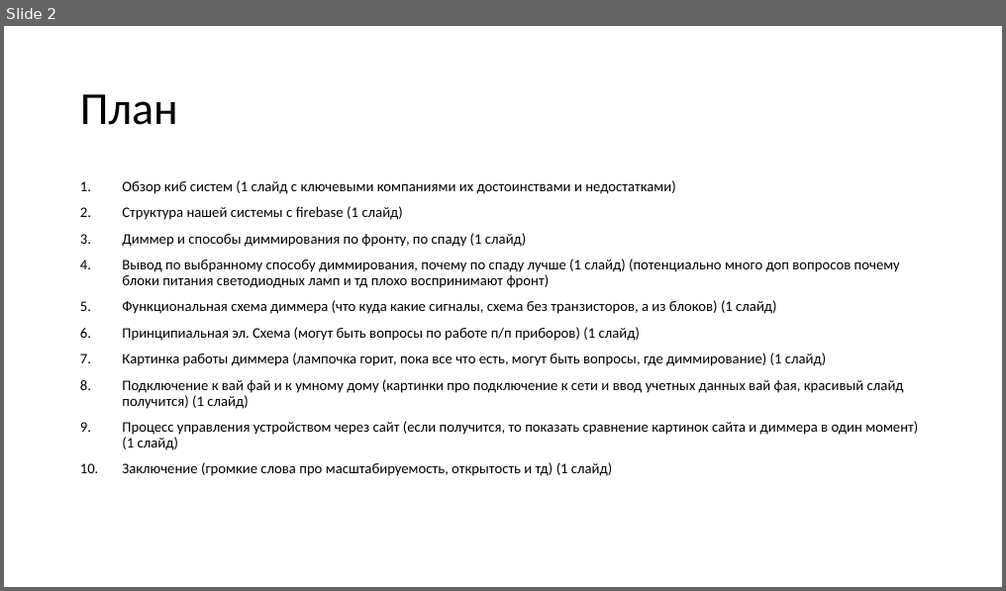
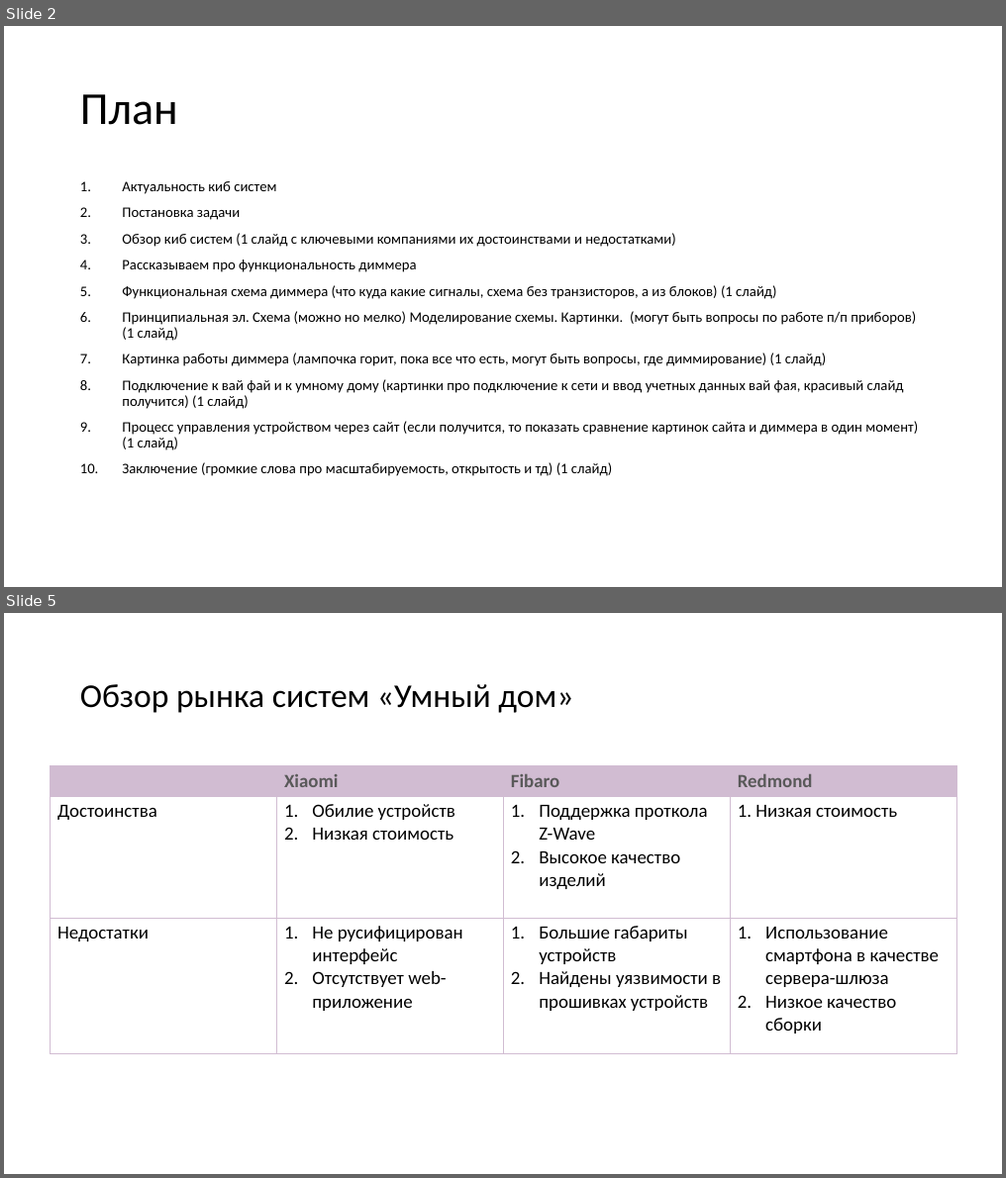
Before and after one commit to kaf3/dimmer, a slide deck: Презентация1.pptx. Shown one above the other, each under a label of ours: slide 2 before the commit, slides 2 and 5 after it; the slides between them are not shown. The pictures are 1006x591 and 1006x1178 pixels, drawn with LibreOffice and Linux fonts; fonts in the diff are those of the drawing. Boxes give left, top, right and bottom in pixels: in the first picture for what was removed or moved away, otherwise in the second. Text is boxed around its words. In the diff, an @@ line names an element or a change of style, - is before the commit and + after.

```diff
--- a/Презентация1.pptx
+++ b/Презентация1.pptx
@@ slide 5 added at (x1=4, y1=613, x2=1002, y2=1174), background #FFFFFF @@
@@ title added at (x1=80, y1=684, x2=573, y2=713), 32 pt, text #000000 @@
+Обзор рынка систем «Умный дом»
@@ table added at (x1=51, y1=765, x2=957, y2=1052), 3 rows, 4 columns @@
+ | Xiaomi | Fibaro | Redmond
+Достоинства | Обилие устройств / Низкая стоимость | Поддержка проткола Z-Wave / Высокое качество изделий | 1. Низкая стоимость
+Недостатки | Не русифицирован интерфейс / Отсутствует web-приложение | Большие габариты устройств / Найдены уязвимости в прошивках устройств | Использование смартфона в качестве сервера-шлюза / Низкое качество сборки
@@ slide 2 changed as well @@
@@ text at (x1=122, y1=181, x2=276, y2=220): paragraphs added @@
+1. Актуальность киб систем
+2. Постановка задачи
@@ text at (x1=122, y1=260, x2=416, y2=273): text changed @@
-2. Структура нашей системы с firebase (1 слайд)
-3. Диммер и способы диммирования по фронту, по спаду (1 слайд)
-4. Вывод по выбранному способу диммирования, почему по спаду лучше (1 слайд) (потенциально много доп вопросов почему блоки питания светодиодных ламп и тд плохо воспринимают фронт)
+4. Рассказываем про функциональность диммера
@@ text at (x1=122, y1=311, x2=916, y2=341): text changed @@
-6. Принципиальная эл. Схема (могут быть вопросы по работе п/п приборов) (1 слайд)
+6. Принципиальная эл. Схема (можно но мелко) Моделирование схемы. Картинки. (могут быть вопросы по работе п/п приборов) (1 слайд)
```
Also in this commit, not shown: 2 other slides added, 1 slide removed, 4 other files.
